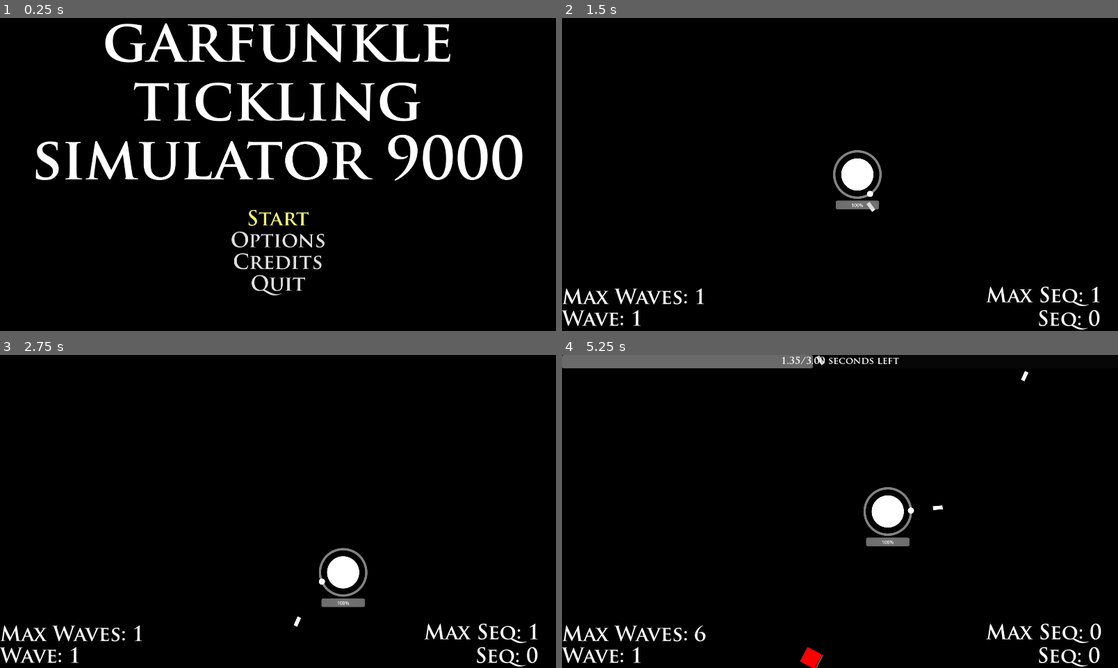
Above: before the commit, frames 1-4 (two rows, left to right).
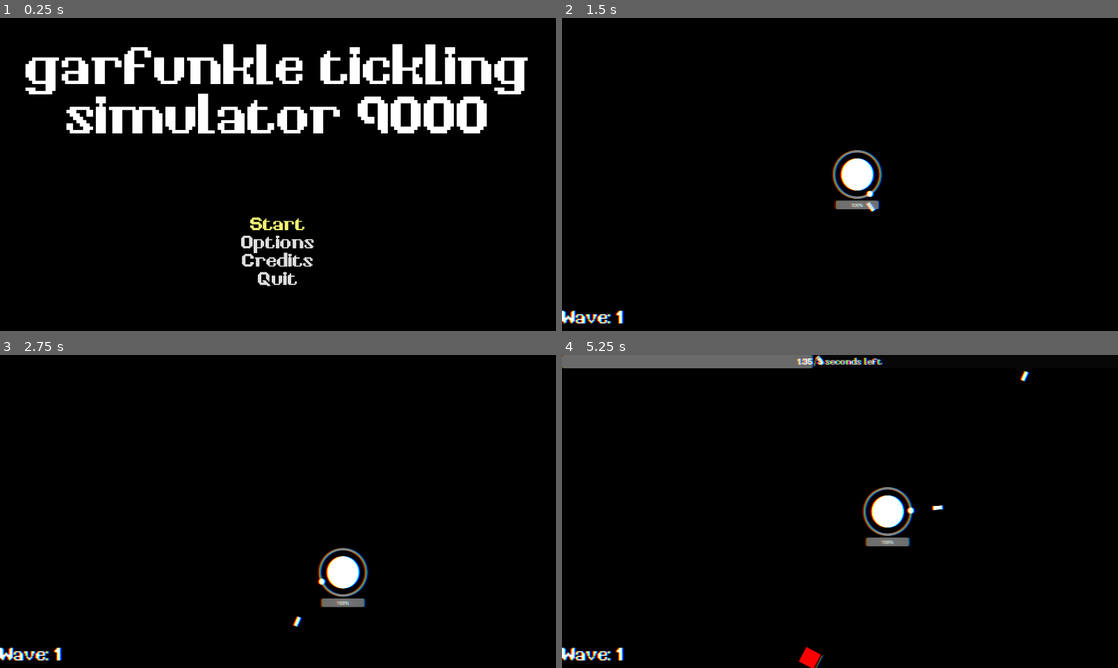
Above: after the commit, the same moments.

Repository: a2kvarnstrom/arcado
Game: Godot game, scene res://scenes/menu.tscn
The game is run twice, just before and just after one commit, with the same random seed, the same clock (stepped at 60 frames per second) and the same inputs.
Inputs (mouse positions are in pixels of both pictures, inside the frame that each line leads up to):
- Up to frame 1 (0.25 s): no input
- Up to frame 2 (1.5 s): click "Start" at 0.5 s; move the mouse to (962, 158) at 1.27 s; hold D (right) from 1.28 s (still down); click (962, 158) at 1.35 s
- Up to frame 3 (2.75 s): move the mouse to (166, 527) at 2.02 s; release D (right) at 2.03 s; hold S (down) from 2.03 s (still down); click (166, 527) at 2.1 s
- Up to frame 4 (5.25 s): move the mouse to (895, 442) at 2.77 s; release S (down) at 2.78 s; hold D (right) 2.78-3.53 s; click (895, 442) at 2.85 s; move the mouse to (812, 574) at 3.52 s; hold W (up) 3.53-4.28 s; click (812, 574) at 3.6 s; move the mouse to (1006, 558) at 4.27 s; hold A (left) from 4.28 s (still down); click (1006, 558) at 4.35 s; move the mouse to (673, 464) at 5.02 s; click (673, 464) at 5.1 s

The runs differ from the first frame. In frame 1, 18% of the frame differs, in the area x 4-95%, y 1-89%; in frame 2, 1.9%; in frame 3, 1.9%; in frame 4, 2.4%.

Commit message:
asdf
:D D

Diff:
--- /dev/null
+++ b/off_screen_marker.gd
@@ -0,0 +1,32 @@
+extends Node2D
+
+@onready var sprite: Node2D = $Sprite
+
+var target_position = null
+
+# Called when the node enters the scene tree for the first time.
+func _ready() -> void:
+	pass # Replace with function body.
+
+# Called every frame. 'delta' is the elapsed time since the previous frame.
+func _process(delta: float) -> void:
+	var canvas = get_canvas_transform()
+	var top_left = -canvas.origin / canvas.get_scale()
+	var size = get_viewport_rect().size / canvas.get_scale()
+
+	set_marker_position(Rect2(top_left, size))
+	set_marker_rotation()
+
+func set_marker_position(bounds: Rect2) -> void:
+	sprite.global_position.x = clampi(global_position.x, bounds.position.x, bounds.end.x)
+	sprite.global_position.y = clampi(global_position.y, bounds.position.y, bounds.end.y)
+
+	if(bounds.has_point(global_position)):
+		hide()
+	else:
+		show()
+
+
+func set_marker_rotation() -> void:
+	var angle: float = (global_position - sprite.global_position).angle()
+	sprite.global_rotation = angle
--- a/scenes/main.tscn
+++ b/scenes/main.tscn
@@ -9,9 +9,8 @@
 [ext_resource type="Script" path="res://scripts/systems/waves/wave.gd" id="6_fif7f"]
 [ext_resource type="Script" path="res://scripts/systems/waves/enemy_sequence.gd" id="7_7ujij"]
 [ext_resource type="Shader" path="res://shaders/post_processing.gdshader" id="7_ahyao"]
-[ext_resource type="PackedScene" uid="uid://sgh28otitqw3" path="res://upgrades_ui.tscn" id="9_yqqm1"]
 [ext_resource type="Theme" uid="uid://cdp1vqedgum7d" path="res://themes/menu.tres" id="8_pjfef"]
-
+[ext_resource type="PackedScene" uid="uid://sgh28otitqw3" path="res://scenes/upgrades_ui.tscn" id="9_yqqm1"]
 
 [sub_resource type="Resource" id="Resource_yhalk"]
 script = ExtResource("7_7ujij")
@@ -117,6 +116,15 @@
 
 [sub_resource type="ShaderMaterial" id="ShaderMaterial_o160b"]
 shader = ExtResource("7_ahyao")
+shader_parameter/r_displacement = Vector2(3, 0)
+shader_parameter/g_displacement = Vector2(0, 0)
+shader_parameter/b_displacement = Vector2(-3, 0)
+
+[sub_resource type="ShaderMaterial" id="ShaderMaterial_linkp"]
+shader = ExtResource("7_ahyao")
+shader_parameter/r_displacement = Vector2(3, 0)
+shader_parameter/g_displacement = Vector2(0, 0)
+shader_parameter/b_displacement = Vector2(-3, 0)
 
 [sub_resource type="Gradient" id="Gradient_6bo3b"]
 
@@ -154,15 +162,12 @@
 progress = NodePath("../../CanvasLayer/ProgressBar")
 progress_text = NodePath("../../CanvasLayer/Progress")
 
-[node name="EnemyWave" type="Node" parent="StateMachine" node_paths=PackedStringArray("progress", "progress_text", "wave_counter", "seq_counter", "max_wave_counter", "max_seq_counter")]
+[node name="EnemyWave" type="Node" parent="StateMachine" node_paths=PackedStringArray("progress", "progress_text", "wave_counter")]
 script = ExtResource("4_vwspn")
 waves = Array[ExtResource("6_fif7f")]([SubResource("Resource_lhi3u"), SubResource("Resource_6216w"), SubResource("Resource_5kgk1"), SubResource("Resource_chlqa"), SubResource("Resource_58r3t"), SubResource("Resource_vpxms")])
 progress = NodePath("../../CanvasLayer/ProgressBar")
 progress_text = NodePath("../../CanvasLayer/Progress")
 wave_counter = NodePath("../../CanvasLayer/WaveCounter")
-seq_counter = NodePath("../../CanvasLayer/SeqCounter")
-max_wave_counter = NodePath("../../CanvasLayer/MaxWaveCounter")
-max_seq_counter = NodePath("../../CanvasLayer/MaxSeqCounter")
 
 [node name="EnemyCount" type="Node" parent="."]
 unique_name_in_owner = true
@@ -190,9 +195,49 @@
 
 [node name="CanvasLayer" type="CanvasLayer" parent="."]
 
-[node name="UpgradesUI" parent="CanvasLayer" node_paths=PackedStringArray("player") instance=ExtResource("9_yqqm1")]
-visible = false
-player = NodePath("../../Player")
+[node name="ProgressBar" type="ProgressBar" parent="CanvasLayer"]
+visible = false
+offset_right = 1920.0
+offset_bottom = 46.0
+value = 100.0
+show_percentage = false
+
+[node name="Progress" type="Label" parent="CanvasLayer"]
+visible = false
+anchors_preset = 5
+anchor_left = 0.5
+anchor_right = 0.5
+offset_left = -960.0
+offset_right = 960.0
+offset_bottom = 46.0
+grow_horizontal = 2
+theme = ExtResource("8_pjfef")
+theme_override_font_sizes/font_size = 33
+text = "3.0/3.0"
+horizontal_alignment = 1
+vertical_alignment = 1
+
+[node name="deathhaha" type="Label" parent="CanvasLayer"]
+unique_name_in_owner = true
+visible = false
+offset_left = 166.0
+offset_top = 289.0
+offset_right = 1593.0
+offset_bottom = 835.0
+theme_override_colors/font_color = Color(1, 0, 0, 1)
+theme_override_colors/font_outline_color = Color(0, 0, 0, 1)
+theme_override_font_sizes/font_size = 400
+text = "u ded :("
+
+[node name="WaveCounter" type="Label" parent="CanvasLayer"]
+anchors_preset = 2
+anchor_top = 1.0
+anchor_bottom = 1.0
+offset_top = -71.0
+offset_right = 279.0
+grow_vertical = 0
+theme = ExtResource("8_pjfef")
+text = "Wave: 1"
 
 [node name="ColorRect" type="ColorRect" parent="CanvasLayer"]
 material = SubResource("ShaderMaterial_o160b")
@@ -209,85 +254,10 @@
 grow_vertical = 2
 color = Color(1, 1, 1, 0)
 
-[node name="ProgressBar" type="ProgressBar" parent="CanvasLayer"]
-visible = false
-offset_right = 1920.0
-offset_bottom = 46.0
-value = 100.0
-show_percentage = false
-
-[node name="Progress" type="Label" parent="CanvasLayer"]
-visible = false
-anchors_preset = 5
-anchor_left = 0.5
-anchor_right = 0.5
-offset_left = -960.0
-offset_right = 960.0
-offset_bottom = 46.0
-grow_horizontal = 2
-theme = ExtResource("8_pjfef")
-theme_override_font_sizes/font_size = 33
-text = "3.0/3.0"
-horizontal_alignment = 1
-vertical_alignment = 1
-
-[node name="deathhaha" type="Label" parent="CanvasLayer"]
-unique_name_in_owner = true
-visible = false
-offset_left = 166.0
-offset_top = 289.0
-offset_right = 1593.0
-offset_bottom = 835.0
-theme_override_colors/font_color = Color(1, 0, 0, 1)
-theme_override_colors/font_outline_color = Color(0, 0, 0, 1)
-theme_override_font_sizes/font_size = 400
-text = "u ded :("
-
-[node name="WaveCounter" type="Label" parent="CanvasLayer"]
-anchors_preset = 2
-anchor_top = 1.0
-anchor_bottom = 1.0
-offset_top = -71.0
-offset_right = 279.0
-grow_vertical = 0
-theme = ExtResource("8_pjfef")
-text = "Wave: 1"
-
-[node name="MaxWaveCounter" type="Label" parent="CanvasLayer"]
-anchors_preset = 2
-anchor_top = 1.0
-anchor_bottom = 1.0
-offset_top = -146.0
-offset_right = 498.0
-offset_bottom = -75.0
-grow_vertical = 0
-theme = ExtResource("8_pjfef")
-text = "Max Waves: 1"
-
-[node name="MaxSeqCounter" type="Label" parent="CanvasLayer"]
-anchors_preset = 2
-anchor_top = 1.0
-anchor_bottom = 1.0
-offset_left = 1464.0
-offset_top = -152.0
-offset_right = 1962.0
-offset_bottom = -81.0
-grow_vertical = 0
-theme = ExtResource("8_pjfef")
-text = "Max Seq: 1"
-
-[node name="SeqCounter" type="Label" parent="CanvasLayer"]
-anchors_preset = 3
-anchor_left = 1.0
-anchor_top = 1.0
-anchor_right = 1.0
-anchor_bottom = 1.0
-offset_left = -279.0
-offset_top = -71.0
-grow_horizontal = 0
-grow_vertical = 0
-theme = ExtResource("8_pjfef")
-text = "Seq: 0"
+[node name="UpgradesUI" parent="CanvasLayer" instance=ExtResource("9_yqqm1")]
+visible = false
+material = SubResource("ShaderMaterial_linkp")
+script = null
 
 [node name="WorldEnvironment" type="WorldEnvironment" parent="."]
 environment = SubResource("Environment_rkgx4")
--- /dev/null
+++ b/scenes/marker_sprite.gd
@@ -0,0 +1,15 @@
+extends Node2D
+
+
+# Called when the node enters the scene tree for the first time.
+func _ready() -> void:
+	pass # Replace with function body.
+
+
+# Called every frame. 'delta' is the elapsed time since the previous frame.
+func _process(delta: float) -> void:
+	pass
+
+func _draw() -> void:
+	draw_polygon(PackedVector2Array([Vector2(0.0, 0.0), Vector2(-20.0, -10.0), Vector2(-20.0, 10.0)]), PackedColorArray([Color.ORANGE]))
+	draw_circle(Vector2(-20.0, 0.0), 10.0, Color.ORANGE)
--- /dev/null
+++ b/scenes/off_screen_marker.tscn
@@ -0,0 +1,10 @@
+[gd_scene load_steps=3 format=3 uid="uid://ddv38s6qpw8g5"]
+
+[ext_resource type="Script" path="res://off_screen_marker.gd" id="1_thiuo"]
+[ext_resource type="Script" path="res://scenes/marker_sprite.gd" id="2_50r6j"]
+
+[node name="OffScreenMarker" type="Node2D"]
+script = ExtResource("1_thiuo")
+
+[node name="Sprite" type="Node2D" parent="."]
+script = ExtResource("2_50r6j")
--- a/upgrades_ui.tscn
+++ b/scenes/upgrades_ui.tscn
@@ -1,8 +1,8 @@
 [gd_scene load_steps=4 format=3 uid="uid://sgh28otitqw3"]
 
-[ext_resource type="Script" path="res://upgrades_ui.gd" id="1_2cy7m"]
-[ext_resource type="StyleBox" uid="uid://we3n4sot0pw3" path="res://scenes/new_style_box_flat.tres" id="2_4aft5"]
-[ext_resource type="Theme" uid="uid://cdp1vqedgum7d" path="res://scenes/menu.tres" id="2_k3qmv"]
+[ext_resource type="Script" path="res://scripts/systems/menus/upgrades_ui.gd" id="1_2cy7m"]
+[ext_resource type="StyleBox" path="res://scenes/new_style_box_flat.tres" id="2_4aft5"]
+[ext_resource type="Theme" uid="uid://cdp1vqedgum7d" path="res://themes/menu.tres" id="2_k3qmv"]
 
 [node name="UpgradesUI" type="Control"]
 layout_mode = 3
--- a/upgrades_ui.gd
+++ b/scripts/systems/menus/upgrades_ui.gd
@@ -1,13 +1,12 @@
 extends Control
 
 @export var player: Player
-# Called when the node enters the scene tree for the first time.
+
 func _ready() -> void:
 	pass
-# Called every frame. 'delta' is the elapsed time since the previous frame.
+
 func _process(delta: float) -> void:
 	pass
-
 
 func _on_dmg_pressed() -> void:
 	pass # Replace with function body.
--- a/scripts/systems/state_machine/enemy_wave.gd
+++ b/scripts/systems/state_machine/enemy_wave.gd
@@ -6,9 +6,6 @@
 @export var progress: ProgressBar
 @export var progress_text: Label
 @export var wave_counter: Label
-@export var seq_counter: Label
-@export var max_wave_counter: Label
-@export var max_seq_counter: Label
 
 var time: float
 
@@ -43,12 +40,9 @@
 
 func update(delta: float) -> void:
 	wave_counter.text = "Wave: " + str(current_wave + 1)
-	seq_counter.text = "Seq: " + str(seq_id)
 	wave_timer -= delta
 	progress.value = wave_timer
-	progress_text.text = str("%.2f" % (progress.value)) + "/" + str("%.2f" % (progress.max_value)) + " seconds left"
-	max_wave_counter.text = "Max Waves: " + str(waves.size())
-	max_seq_counter.text = "Max Seq: " + str(waves[current_wave].enemy_sequences.size()-1)
+	progress_text.text = str("%.2f" % (progress.value)) + "/" + str("%d" % (progress.max_value)) + " seconds left"
 
 func physics_update(_delta: float) -> void:
 	spawn_enemy()
--- a/shaders/post_processing.gdshader
+++ b/shaders/post_processing.gdshader
@@ -1,7 +1,7 @@
 // chromatic aberration
 //---------------------------------
 shader_type canvas_item;
-/*
+
 uniform sampler2D SCREEN_TEXTURE : hint_screen_texture, filter_linear_mipmap;
 
 uniform vec2 r_displacement = vec2(3.0, 0.0);
@@ -17,4 +17,3 @@
 
 	COLOR = vec4(r, g, b, 1.0);
 }
-*/
--- a/themes/menu.tres
+++ b/themes/menu.tres
@@ -1,13 +1,13 @@
 [gd_resource type="Theme" load_steps=4 format=3 uid="uid://cdp1vqedgum7d"]
 
-[ext_resource type="FontFile" uid="uid://dgagccdioqel2" path="res://fonts/TrajanPro-Bold.otf" id="1_mhori"]
+[ext_resource type="FontFile" uid="uid://cmakj8ar0tc71" path="res://fonts/RETROTECH.ttf" id="1_0nj6q"]
 
 [sub_resource type="StyleBoxEmpty" id="StyleBoxEmpty_7du05"]
 
 [sub_resource type="StyleBoxEmpty" id="StyleBoxEmpty_6dy6r"]
 
 [resource]
-default_font = ExtResource("1_mhori")
+default_font = ExtResource("1_0nj6q")
 default_font_size = 70
 Button/colors/font_color = Color(0.875, 0.875, 0.875, 1)
 Button/colors/font_focus_color = Color(0.94902, 0.94902, 0.45098, 1)
Binary file added: fonts/RETROTECH.ttf
Not shown, added: fonts/RETROTECH.ttf.import
Not shown: 1 places in scenes/main.tscn that only renumber resources
Not shown, added: scenes/off3B06.tmp
